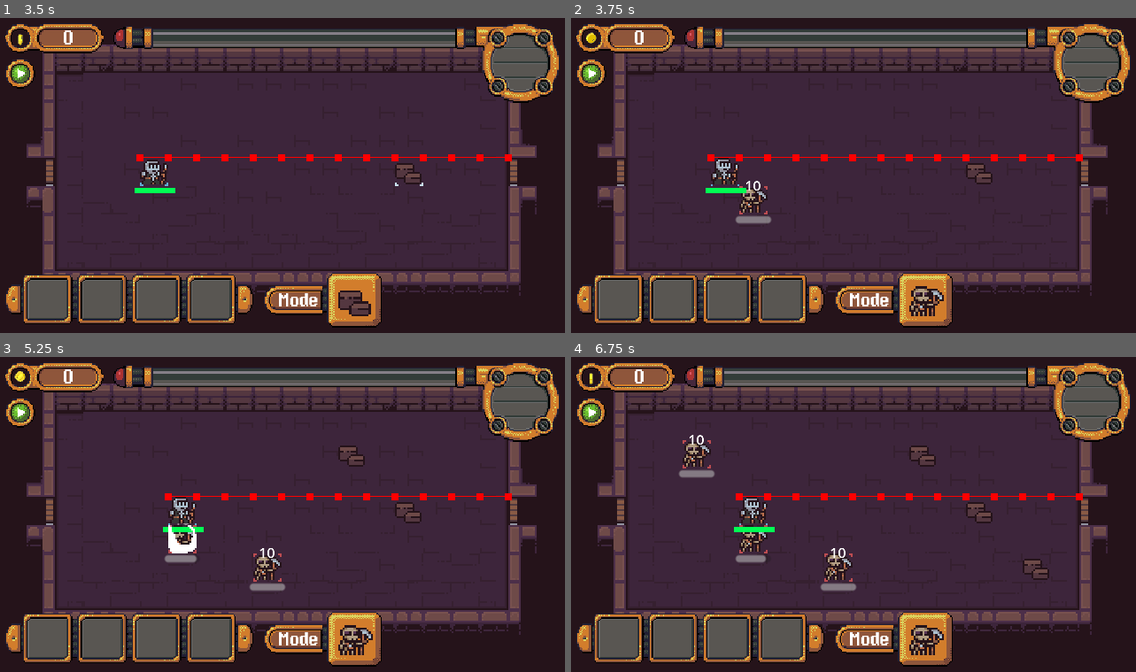
Above: before the commit, frames 1-4 (two rows, left to right).
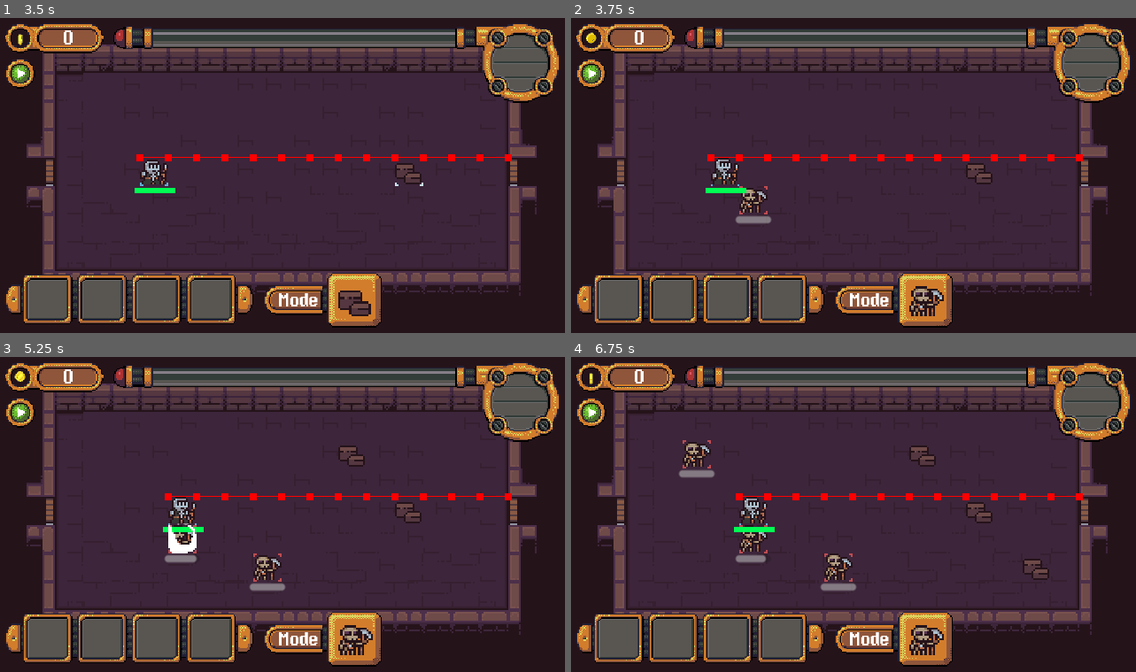
Above: after the commit, the same moments.

Repository: ThermobladeStudios/GMTK-Game-Jam-2023
Game: Godot game, scene res://main.tscn
The game is run twice, just before and just after one commit, with the same random seed, the same clock (stepped at 60 frames per second) and the same inputs.
Inputs (mouse positions are in pixels of both pictures, inside the frame that each line leads up to):
- Up to frame 1 (3.5 s): click (22, 74) at 0.5 s; click (22, 74) at 1.25 s; click (22, 74) at 2 s; move the mouse to (406, 159) at 2.77 s; tap L (Swap) at 2.85 s; click (406, 159) at 2.92 s
- Up to frame 2 (3.75 s): move the mouse to (740, 191) at 3.52 s; tap L (Swap) at 3.6 s; click (740, 191) at 3.67 s
- Up to frame 3 (5.25 s): move the mouse to (339, 445) at 4.27 s; tap L (Swap) at 4.35, 5.1 s; click (339, 445) at 4.42 s; move the mouse to (254, 577) at 5.02 s; click (254, 577) at 5.17 s
- Up to frame 4 (6.75 s): move the mouse to (1023, 561) at 5.77 s; tap L (Swap) at 5.85, 6.6 s; click (1023, 561) at 5.92 s; move the mouse to (684, 467) at 6.52 s; click (684, 467) at 6.67 s

Frame 1 is identical in both runs. In frame 2, less than 0.1% of the frame differs, in the area x 31-34%, y 51-55%; in frame 3, less than 0.1%; in frame 4, less than 0.1%, in the area x 21-49%, y 24-64%.

Commit message:
Damage Numbers

Diff:
--- a/Placables/Minions/Melee_Minion.tscn
+++ b/Placables/Minions/Melee_Minion.tscn
@@ -154,6 +154,7 @@
 animation = &"Skeleton1"
 
 [node name="Damage" type="Label" parent="."]
+visible = false
 anchors_preset = 5
 anchor_left = 0.5
 anchor_right = 0.5
--- a/Placables/Minions/Minions.gd
+++ b/Placables/Minions/Minions.gd
@@ -31,6 +31,7 @@
 func do_damage(damage):
 	Health -= damage
 	$Damage.text = str(damage)
+	$Damage.visible = true
 	$Damage.modulate = Color.WHITE
 	$Damage.position = Vector2(3, -6)
 	var tween = get_tree().create_tween().set_parallel(true)
